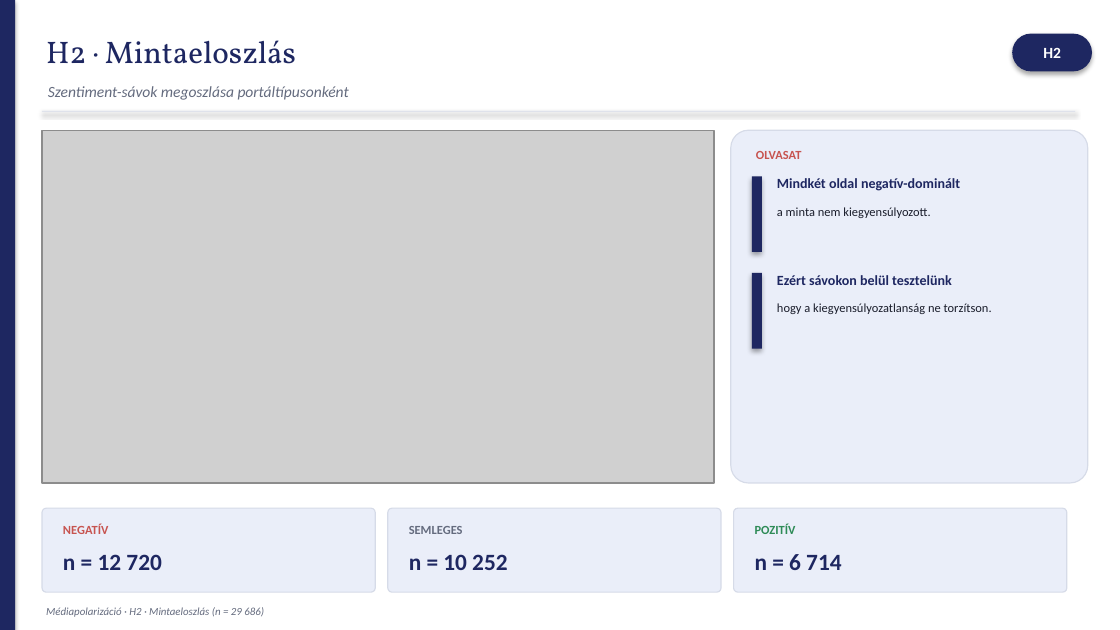
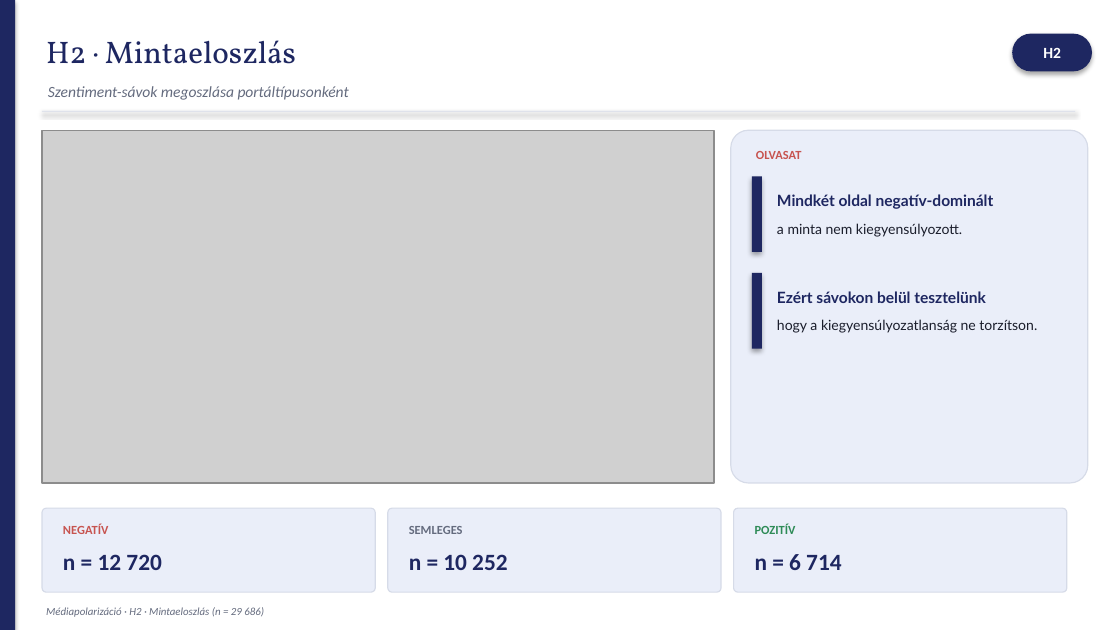
Before and after one commit to fberti/kontraszt-research, a slide deck: slide 11 of presentation/presentation_slides.pptx. Drawn at 1120x630 pixels with LibreOffice and Linux fonts; fonts in the diff are those of the drawing; grey boxes stand for pictures. Boxes give left, top, right and bottom in pixels: in the first picture for what was removed or moved away, otherwise in the second. Text is boxed around its words. In the diff, an @@ line names an element or a change of style, - is before the commit and + after.

```diff
--- a/presentation/presentation_slides.pptx
+++ b/presentation/presentation_slides.pptx
@@ text "Mindkét oldal negatív-dominált": place and size @@
-text "Mindkét oldal negatív-dominált" at box(777, 178, 960, 191)
+text "Mindkét oldal negatív-dominált" at box(777, 194, 994, 209)
@@ text "Mindkét oldal negatív-dominált" at box(777, 194, 994, 209): size 9 to 10 pt, font Calibri to Lato @@
@@ text "a minta nem kiegyensúlyozott.": place and size @@
-text "a minta nem kiegyensúlyozott." at box(777, 207, 930, 218)
+text "a minta nem kiegyensúlyozott." at box(777, 223, 962, 237)
@@ text "a minta nem kiegyensúlyozott." at box(777, 223, 962, 237): size 8 to 9 pt, font Calibri to Lato @@
@@ text "Ezért sávokon belül tesztelünk" at box(777, 291, 986, 303): size 9 to 10 pt, font Calibri to Lato @@
@@ text "Ezért sávokon belül tesztelünk": place and size @@
-text "Ezért sávokon belül tesztelünk" at box(777, 275, 952, 285)
+text "Ezért sávokon belül tesztelünk" at box(777, 291, 986, 303)
@@ text "hogy a kiegyensúlyozatlanság ne torzítson." at box(777, 319, 1037, 333): size 8 to 9 pt, font Calibri to Lato @@
@@ text "hogy a kiegyensúlyozatlanság ne torzítson.": place and size @@
-text "hogy a kiegyensúlyozatlanság ne torzítson." at box(777, 303, 992, 314)
+text "hogy a kiegyensúlyozatlanság ne torzítson." at box(777, 319, 1037, 333)
```
Also in this commit, not shown: 17 other slides changed, 2 other files.
